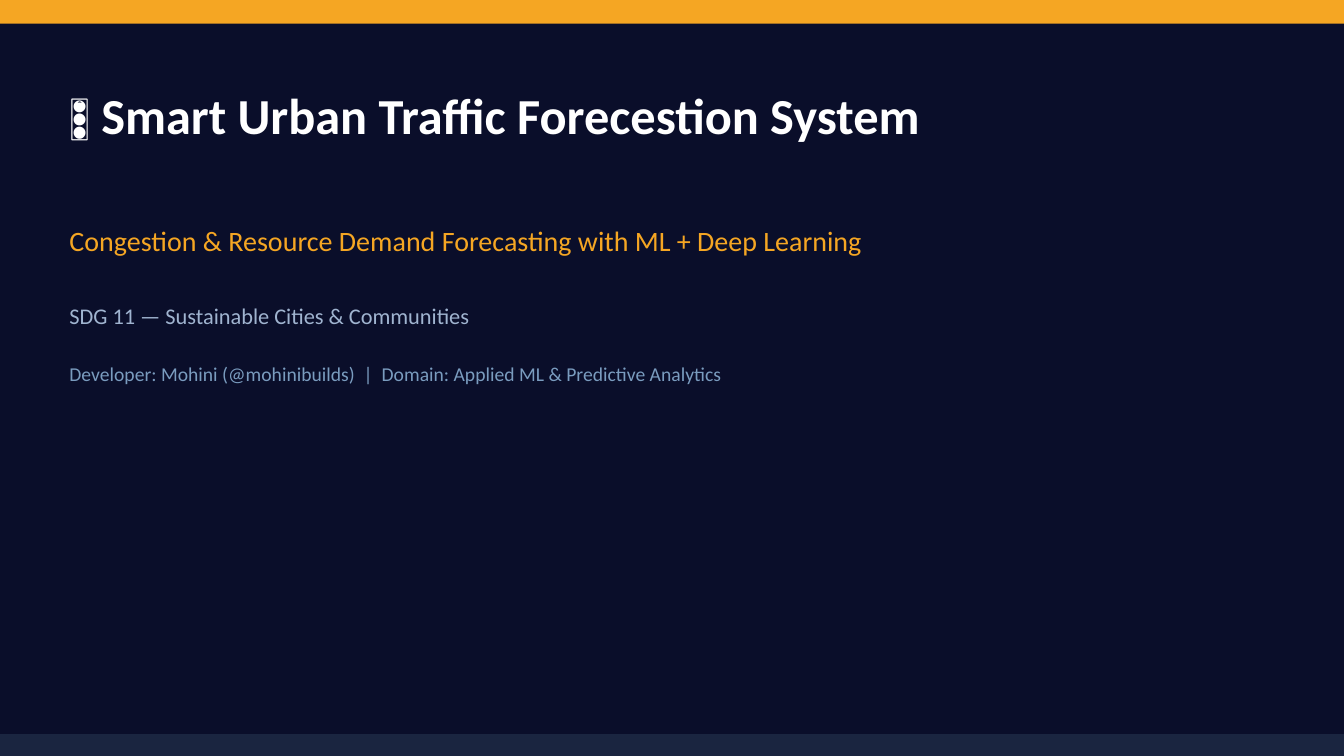
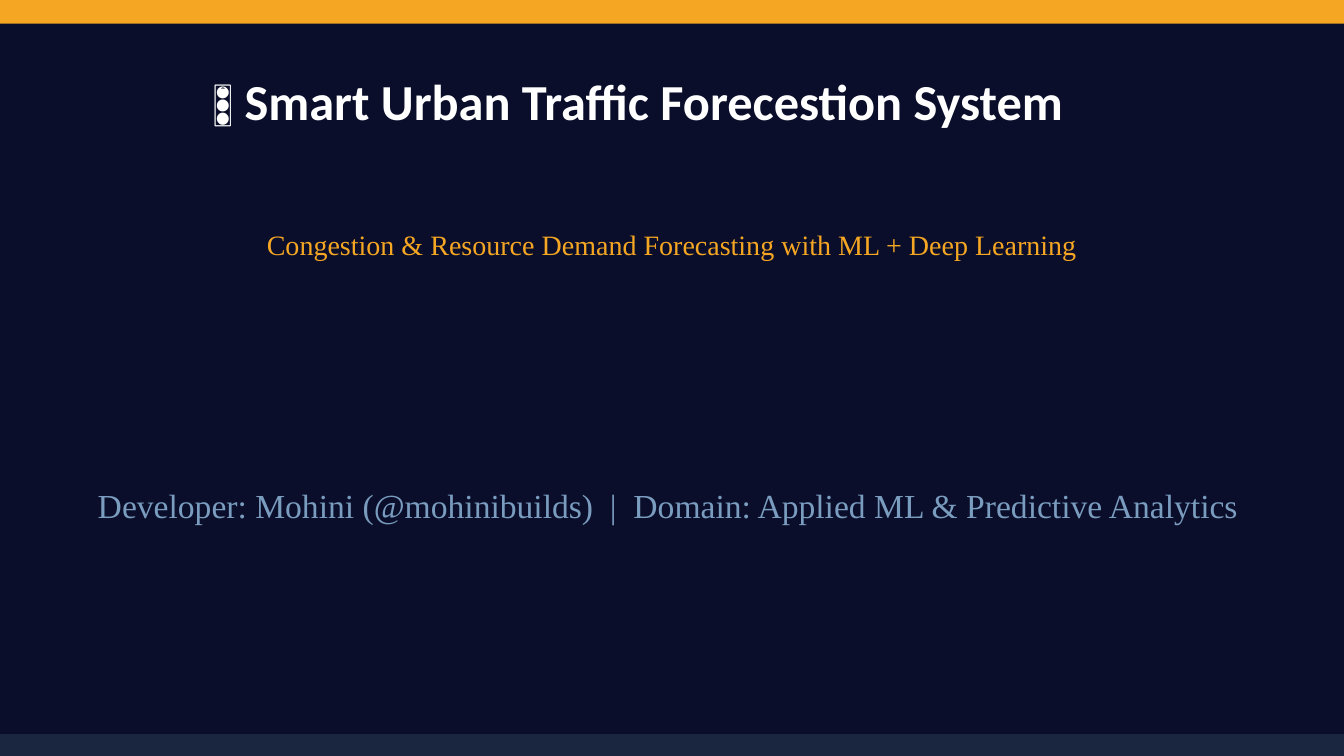
Before and after one commit to mohinibuilds/smart-traffic-forecasting, a slide deck: slide 1 of Smart_Traffic_Forecasting_New.pptx. Drawn at 1344x756 pixels with LibreOffice and Linux fonts; fonts in the diff are those of the drawing. Boxes give left, top, right and bottom in pixels: in the first picture for what was removed or moved away, otherwise in the second. Text is boxed around its words. In the diff, an @@ line names an element or a change of style, - is before the commit and + after.

```diff
--- a/Smart_Traffic_Forecasting_New.pptx
+++ b/Smart_Traffic_Forecasting_New.pptx
@@ text "🚦 Smart Urban Traffic Forecestion ...": place and size @@
-text "🚦 Smart Urban Traffic Forecestion ..." at box(101, 98, 919, 142)
+text "🚦 Smart Urban Traffic Forecestion ..." at box(245, 84, 1063, 128)
@@ text "Congestion & Resource Demand Forecasting ...": place and size @@
-text "Congestion & Resource Demand Forecasting ..." at box(69, 231, 861, 256)
+text "Congestion & Resource Demand Forecasting ..." at box(267, 235, 1076, 260)
@@ text "Congestion & Resource Demand Forecasting ..." at box(267, 235, 1076, 260): font Calibri to Times New Roman; alignment left to centre @@
@@ text removed at box(69, 308, 469, 324) @@
-SDG 11 — Sustainable Cities & Communities
@@ text "Developer: Mohini (@mohinibuilds) | Domain: ...": place and size @@
-text "Developer: Mohini (@mohinibuilds) | Domain: ..." at box(69, 367, 721, 384)
+text "Developer: Mohini (@mohinibuilds) | Domain: ..." at box(98, 494, 1238, 525)
@@ text "Developer: Mohini (@mohinibuilds) | Domain: ..." at box(98, 494, 1238, 525): size 14 to 24 pt, font Calibri to Times New Roman @@
```
Also in this commit, not shown: 4 other slides changed, 28 other files.
